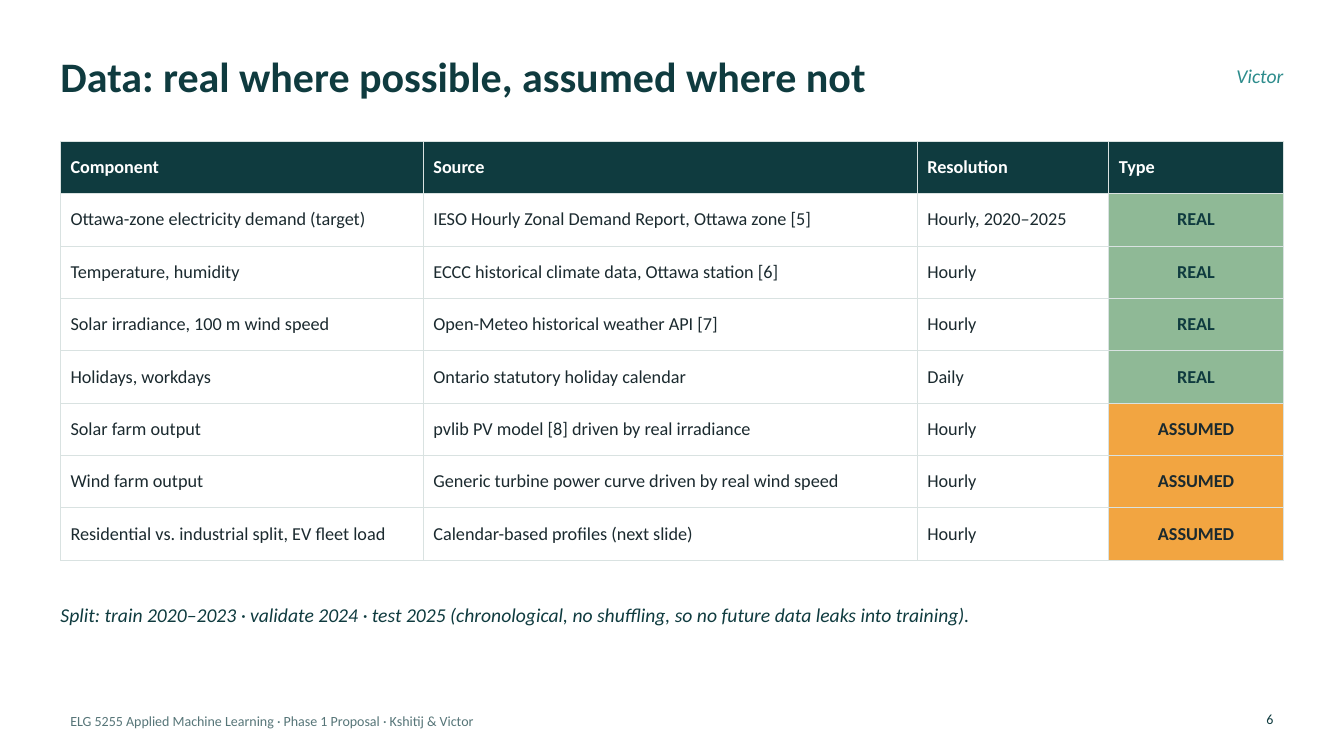
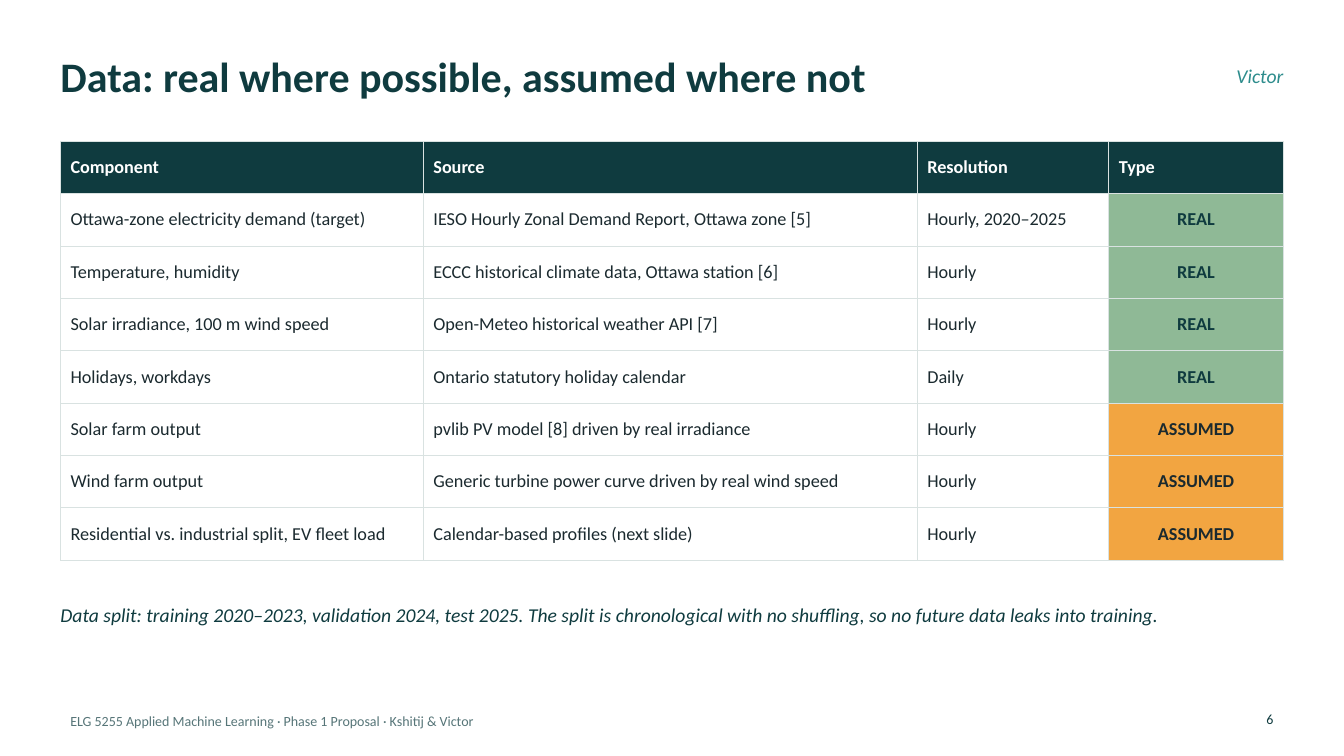
Before and after one commit to KshitijV97/smart-grid-analytics, a slide deck: slide 6 of presentation/ELG5255_Phase1_Ottawa_Load_Forecasting.pptx. Drawn at 1344x756 pixels with LibreOffice and Linux fonts; fonts in the diff are those of the drawing. Boxes give left, top, right and bottom in pixels: in the first picture for what was removed or moved away, otherwise in the second. Text is boxed around its words. In the diff, an @@ line names an element or a change of style, - is before the commit and + after.

```diff
--- a/presentation/ELG5255_Phase1_Ottawa_Load_Forecasting.pptx
+++ b/presentation/ELG5255_Phase1_Ottawa_Load_Forecasting.pptx
@@ text at (60,608,1158,626): text changed @@
-Split: train 2020–2023 · validate 2024 · test 2025 (chronological, no shuffling, so no future data leaks into training).
+Data split: training 2020–2023, validation 2024, test 2025. The split is chronological with no shuffling, so no future data leaks into training.
```
Also in this commit, not shown: 10 other slides changed, 5 other files.
